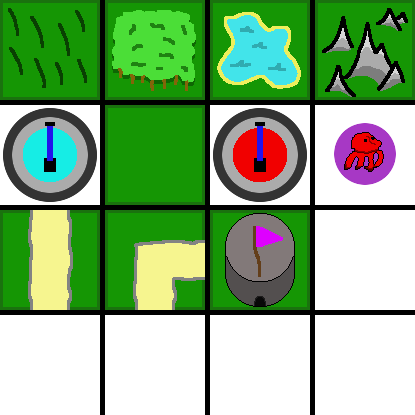
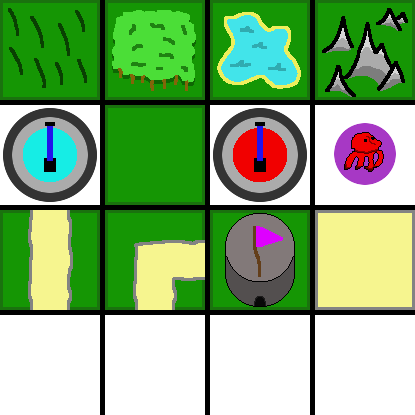
Two versions of the same layered image (415x415). Layer-by-layer changes:
painted on "Main" over [315, 210, 415, 310]
